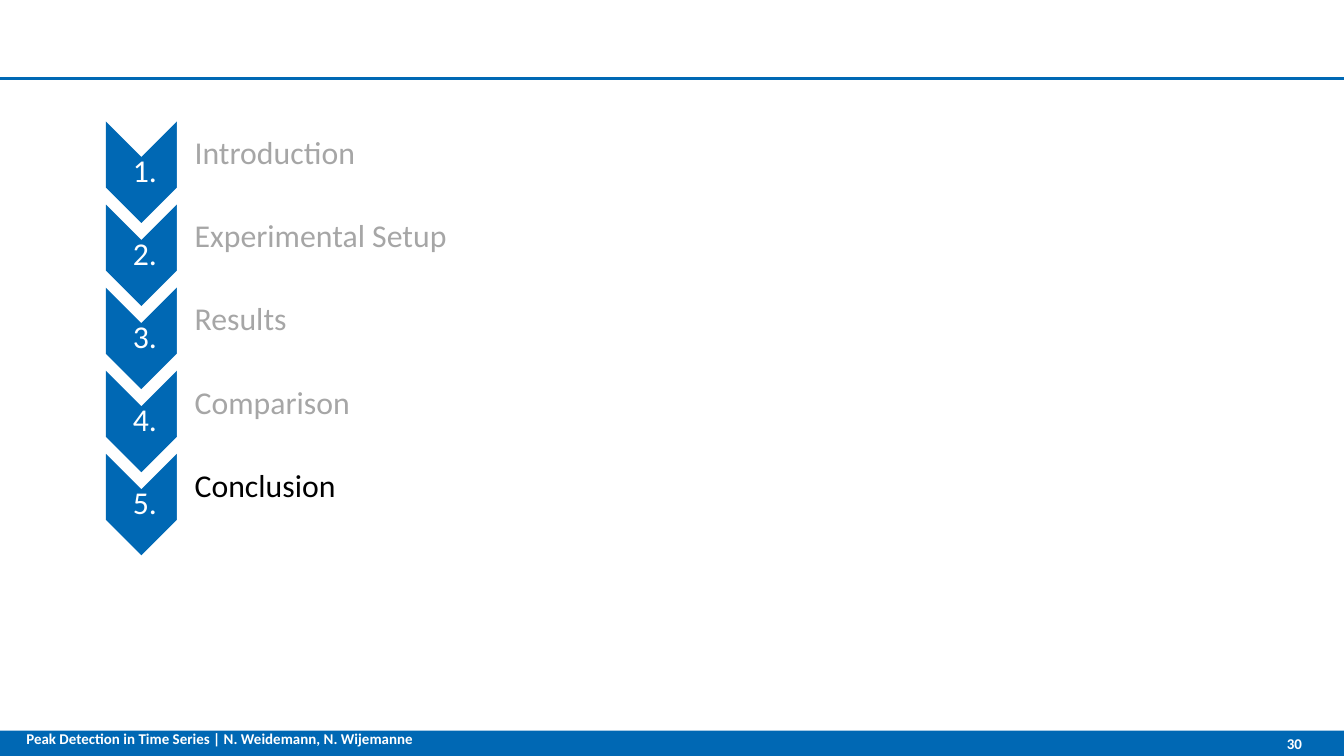
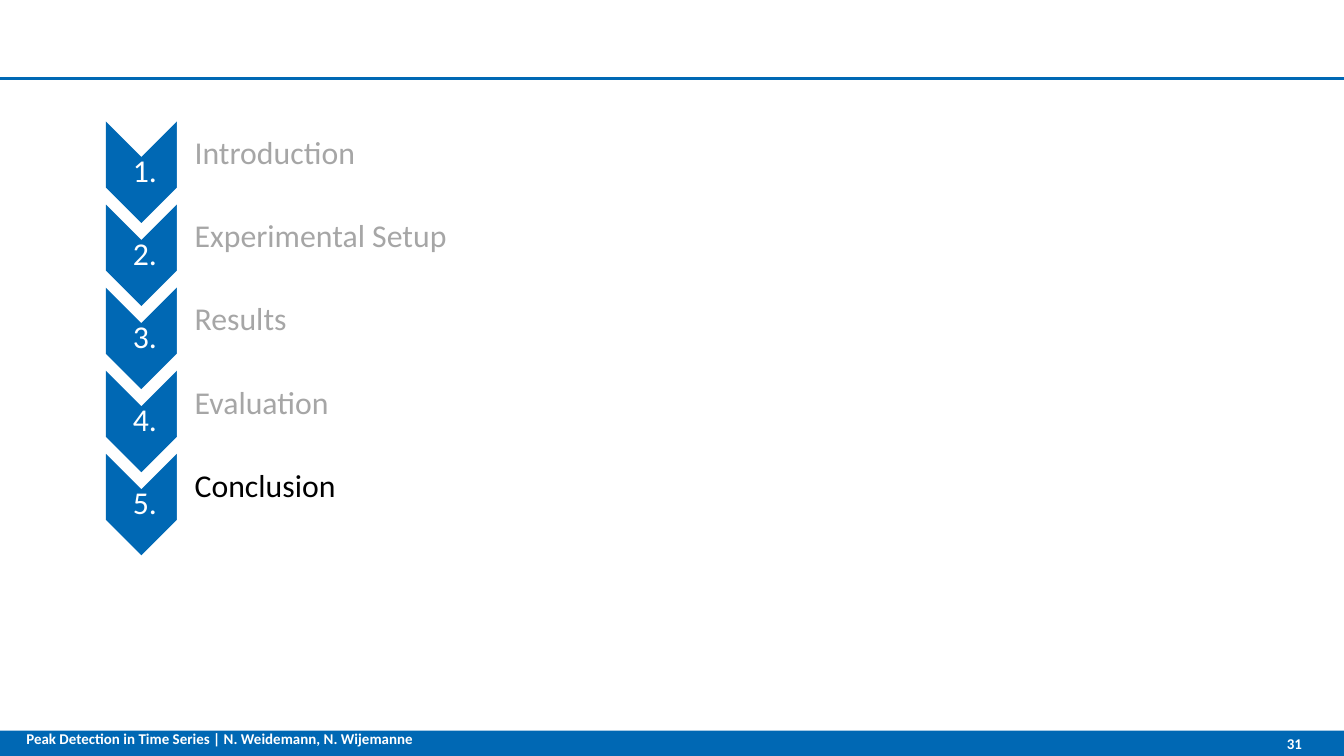
Before and after one commit to NatDharindri/AMSGroup2, a slide deck: slide 31 of Final presentation V2.pptx (slide 30 before the commit). Drawn at 1344x756 pixels with LibreOffice and Linux fonts; fonts in the diff are those of the drawing. Boxes give left, top, right and bottom in pixels: in the first picture for what was removed or moved away, otherwise in the second. Text is boxed around its words. In the diff, an @@ line names an element or a change of style, - is before the commit and + after.

```diff
--- a/Final presentation V2.pptx
+++ b/Final presentation V2.pptx
@@ text at (195,392,329,414): text changed @@
-  Comparison
+  Evaluation
@@ page number at (1287,739,1302,749): text changed @@
-30
+31
```
Also in this commit, not shown: 7 other slides changed, 1 slide added.
